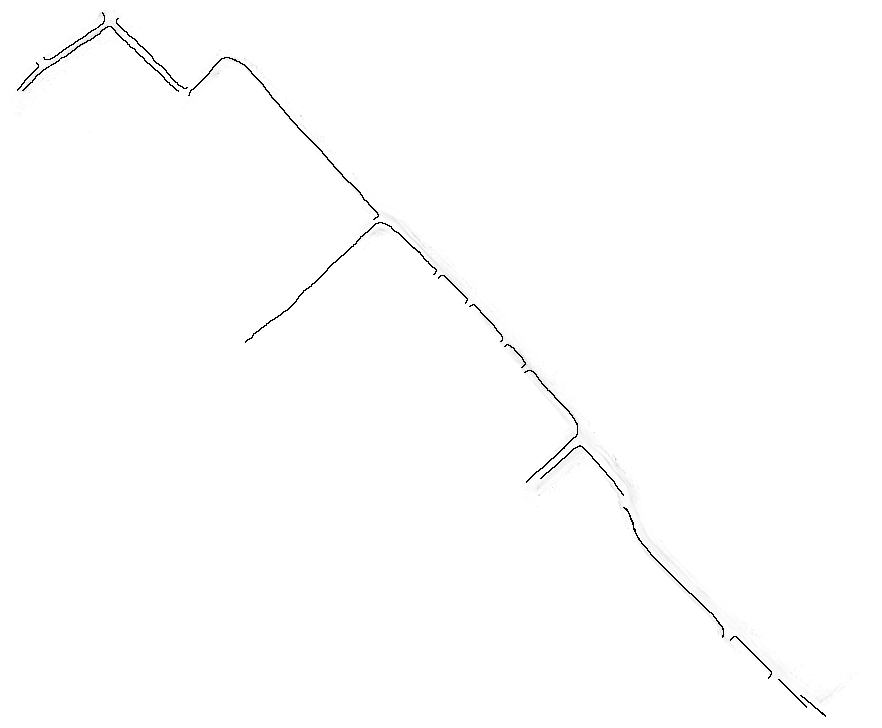
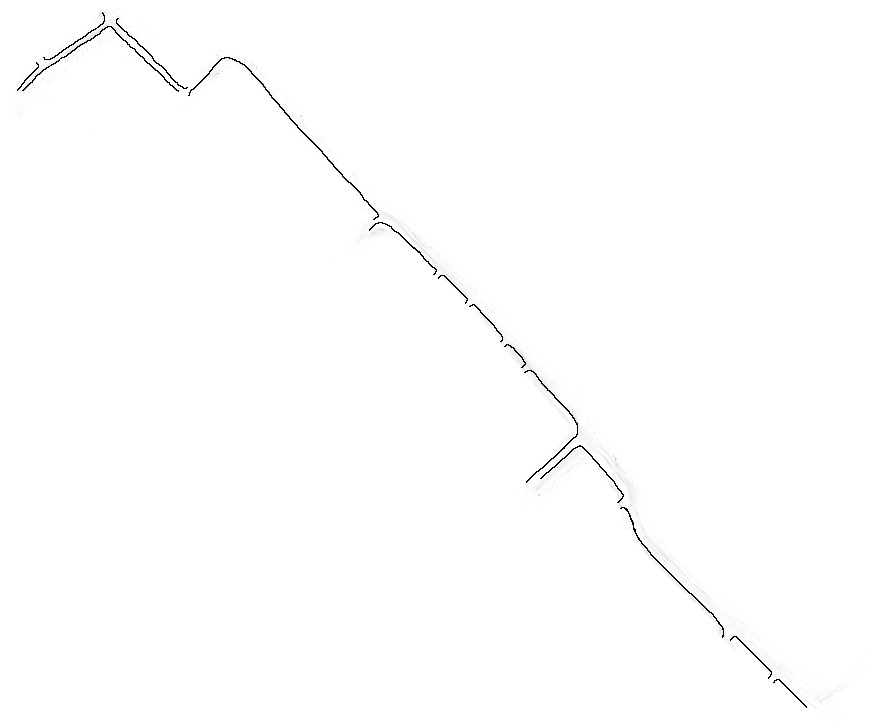
Comparing the layer stacks of the two 882 x 728 images. Changes:
painted on "Label" over [245, 230, 826, 717]
